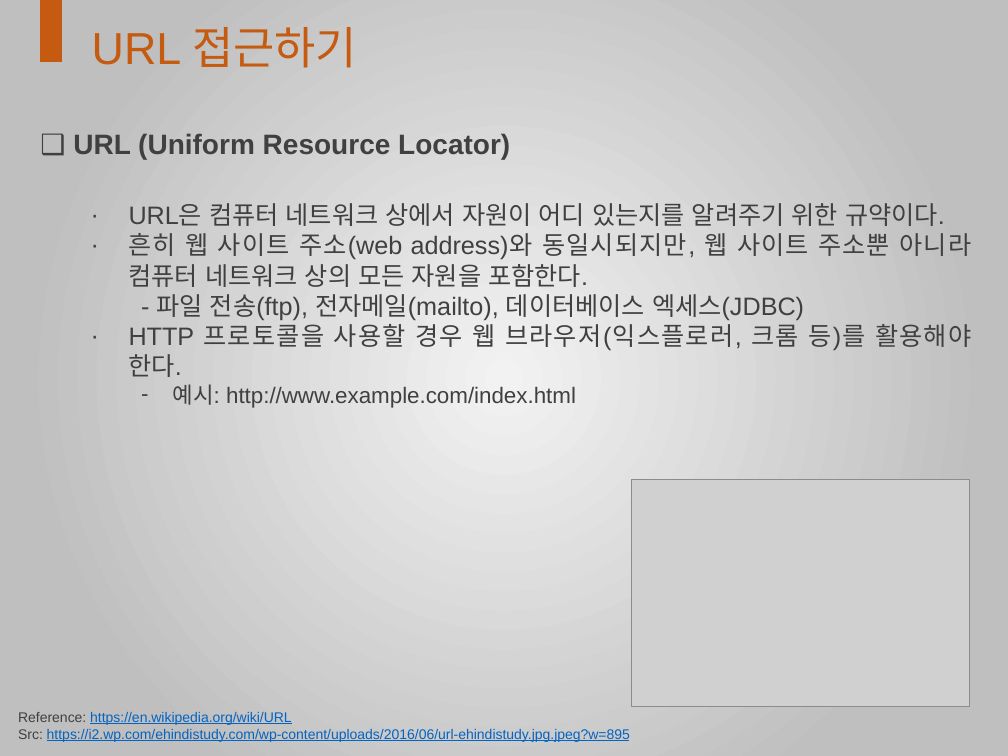
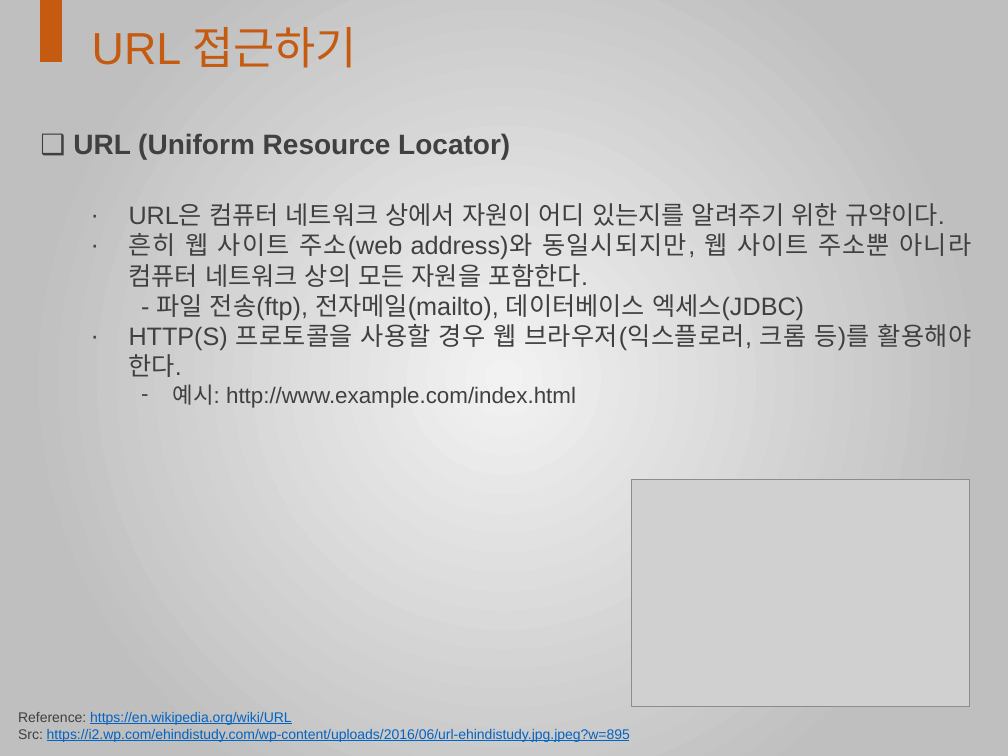
Before and after one commit to buomsoo-kim/Web-Crawling-and-Text-mining-with-Python-in-Korean, a slide deck: slide 2 of ppts/3-Web-Crawling-1 (urllib&bs4).pptx. Drawn at 1008x756 pixels with LibreOffice and Linux fonts; fonts in the diff are those of the drawing; grey boxes stand for pictures. Boxes give left, top, right and bottom in pixels: in the first picture for what was removed or moved away, otherwise in the second. Text is boxed around its words. In the diff, an @@ line names an element or a change of style, - is before the commit and + after.

```diff
--- a/ppts/3-Web-Crawling-1 (urllib&bs4).pptx
+++ b/ppts/3-Web-Crawling-1 (urllib&bs4).pptx
@@ text at <box>129,319,972,377</box>: text changed @@
-  · HTTP 프로토콜을 사용할 경우 웹 브라우저(익스플로러, 크롬 등)를 활용해야 한다.
+  · HTTP(S) 프로토콜을 사용할 경우 웹 브라우저(익스플로러, 크롬 등)를 활용해야 한다.
```
Also in this commit, not shown: 55 other files.
